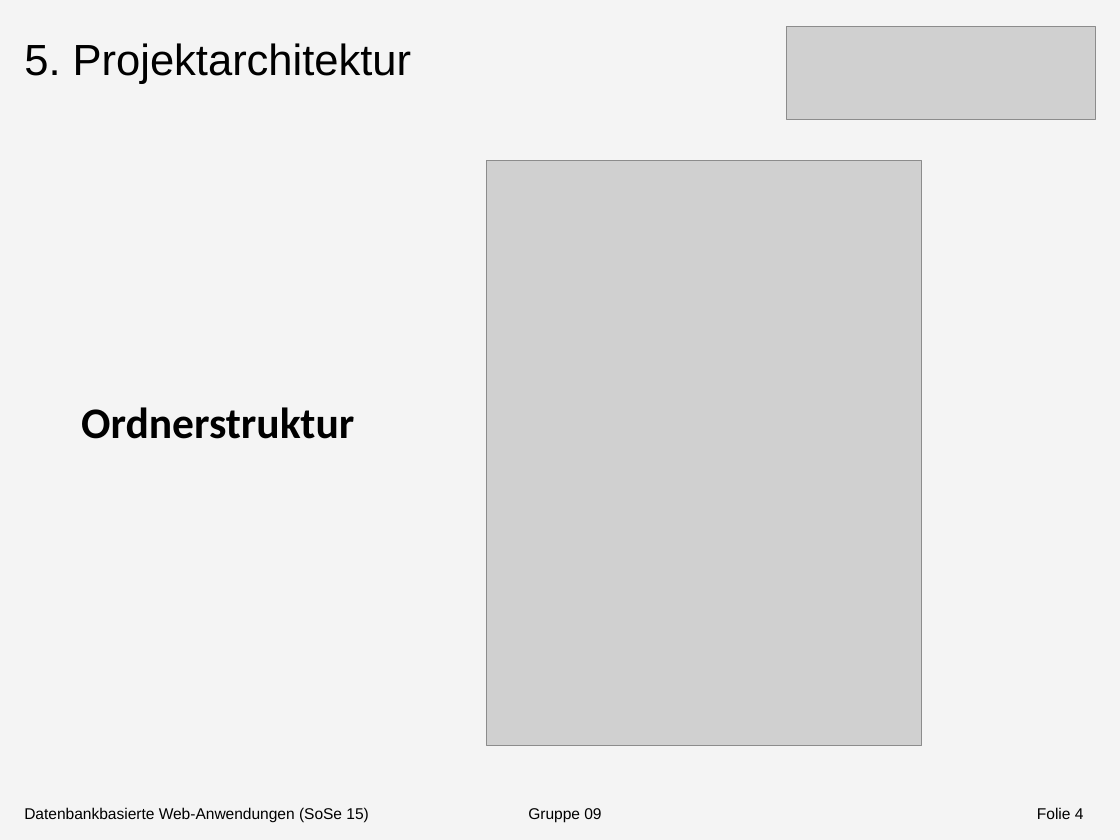
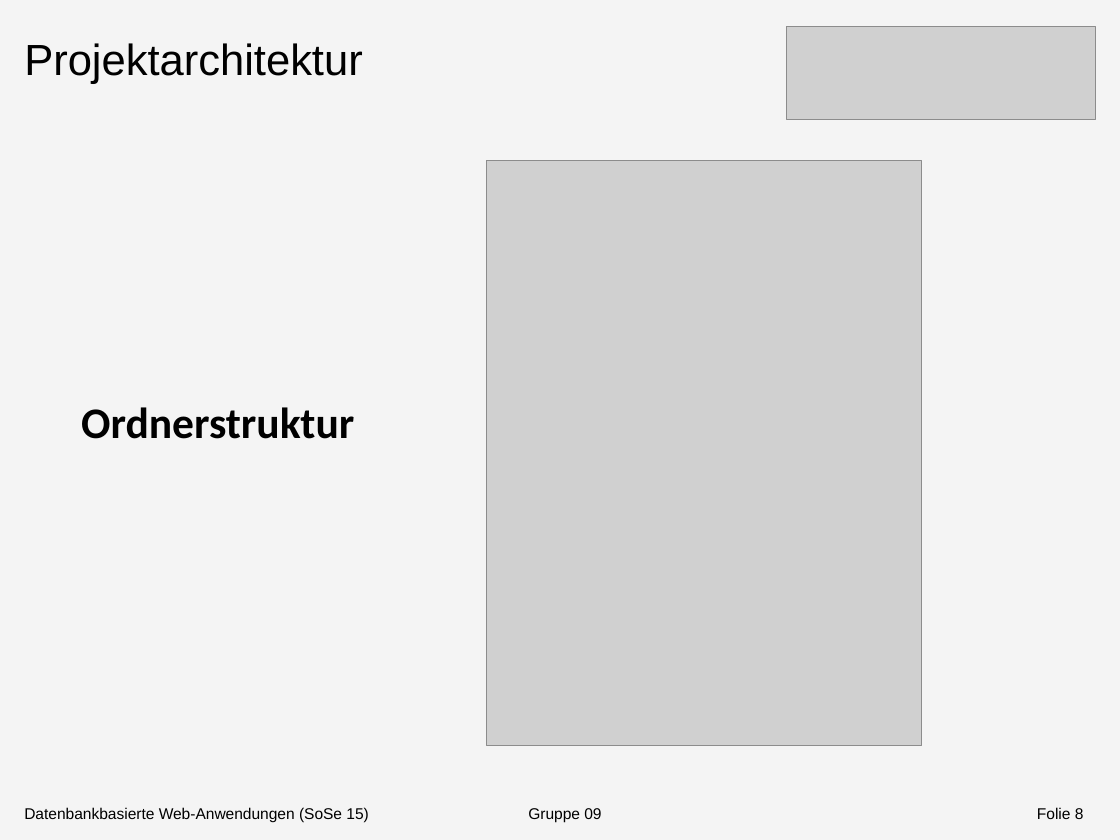
Before and after one commit to Shardic/DatenbankenMI2015, a slide deck: slide 8 of Doku/Dokumentation/Präsentation/Präsentation1.pptx (slide 4 before the commit). Drawn at 1120x840 pixels with LibreOffice and Linux fonts; fonts in the diff are those of the drawing; grey boxes stand for pictures. Boxes give left, top, right and bottom in pixels: in the first picture for what was removed or moved away, otherwise in the second. Text is boxed around its words. In the diff, an @@ line names an element or a change of style, - is before the commit and + after.

```diff
--- a/Doku/Dokumentation/Präsentation/Präsentation1.pptx
+++ b/Doku/Dokumentation/Präsentation/Präsentation1.pptx
@@ text at [24, 43, 362, 84]: text changed @@
-5. Projektarchitektur
+Projektarchitektur
@@ page number at [1037, 807, 1084, 819]: text changed @@
-Folie 4
+Folie 8
```
Also in this commit, not shown: 3 other slides changed, 3 slides added.
